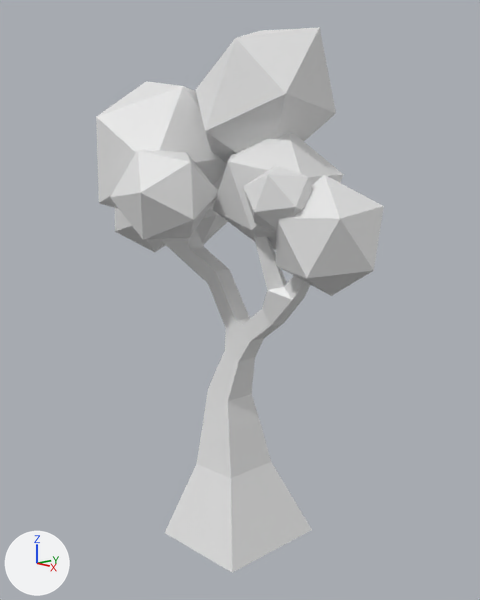
Renders of the Blender file TeamProject/BlenderFiles/tree1.blend from each side of a commit.
Both versions are drawn from a 50 mm camera at (5.34, -4.69, 4.31) aimed at (-0.06, 0.09, 2.77). Lighting does not change. The marker at lower left points along +X, +Y and +Z.
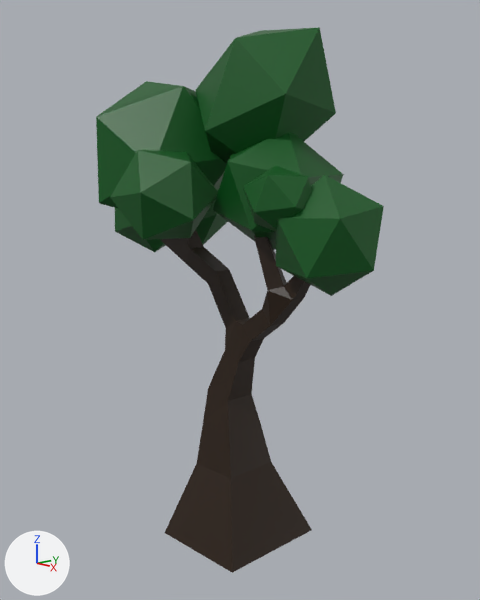
Pixel boxes (x1, y1, x2, y2) of what changed, in the pictures (480 x 600 px):
'Cube', recoloured: (160, 230, 312, 573) in both
'Icosphere.006', recoloured (white to green): (196, 27, 336, 164) in both
'Icosphere', recoloured (white to green): (276, 175, 384, 296) in both
'Icosphere.002', recoloured (white to green): (96, 81, 227, 209) in both
'Icosphere.005', recoloured (white to green): (110, 150, 218, 240) in both
'Icosphere.001', recoloured (white to green): (213, 132, 344, 250) in both
'Icosphere.004', recoloured (white to green): (243, 166, 312, 232) in both
'Icosphere.003', recoloured (white to green): (115, 208, 166, 252) in both
'Icosphere.007', recoloured (white to green): (196, 189, 228, 245) in both

What changed in the scene script:
```text
Add mat_material_001:
    mat_material_001 = principled_material('Material.001')
    mat_material_001.base_color = (0.0, 0.0985, 0.0101)  # dark green #00581a
Add mat_material_002:
    mat_material_002 = principled_material('Material.002')
    mat_material_002.base_color = (0.0209, 0.0084, 0.00136)  # black #281704
Change me_cube:
    where me_cube.from_pydata(...)  # 159 vertices, 162 faces; spans x -1.57..1.18, y -0.62..0.62, z -0.05..3.94
    remove me_cube.materials.append(mat_material)  # white #e7e7e7
    add me_cube.materials.append(mat_material_002)  # black #281704
Change me_icosphere:
    where me_icosphere.from_pydata(...)  # 12 vertices, 20 faces; spans x -0.51..0.51, y -0.485..0.485, z -0.57..0.57
    add me_icosphere.materials.append(mat_material_001)  # dark green #00581a
```
